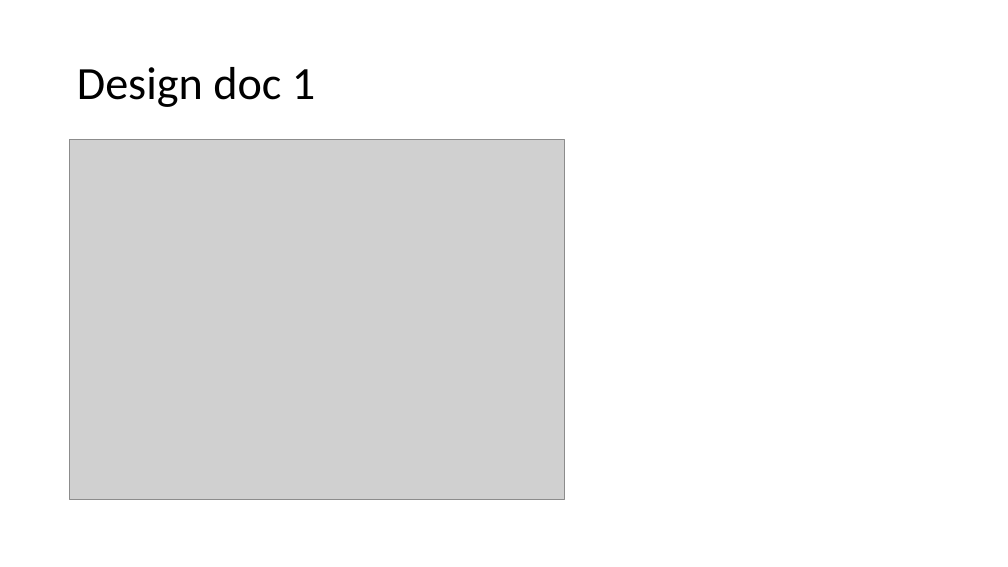
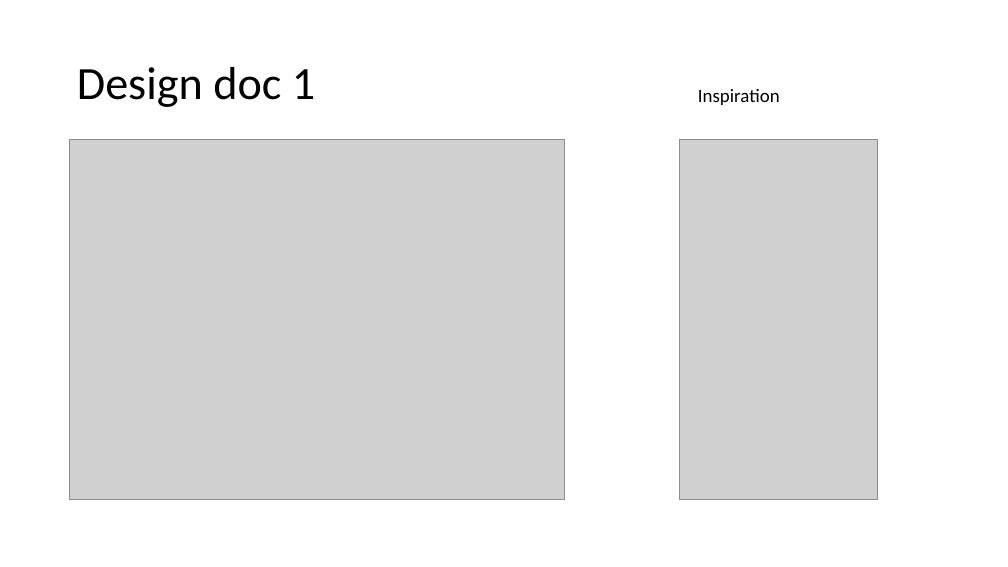
Before and after one commit to JeromeLefebvre/UFL---Collect-Openweather-Data, a slide deck: slide 2 of PM/OpenWeather.pptx. Drawn at 1008x567 pixels with LibreOffice and Linux fonts; fonts in the diff are those of the drawing; grey boxes stand for pictures. Boxes give left, top, right and bottom in pixels: in the first picture for what was removed or moved away, otherwise in the second. Text is boxed around its words. In the diff, an @@ line names an element or a change of style, - is before the commit and + after.

Commit message:
added a screenshot to the ppt

```diff
--- a/PM/OpenWeather.pptx
+++ b/PM/OpenWeather.pptx
@@ text added at [698,89,780,105], 18 pt, text #000000 @@
+Inspiration
@@ picture added at [680,140,879,500] @@
```
